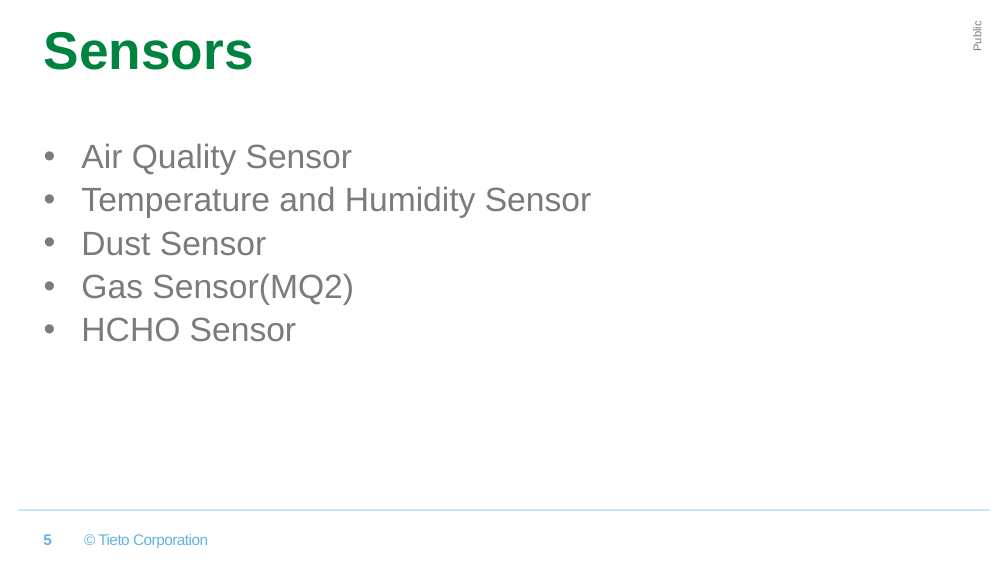
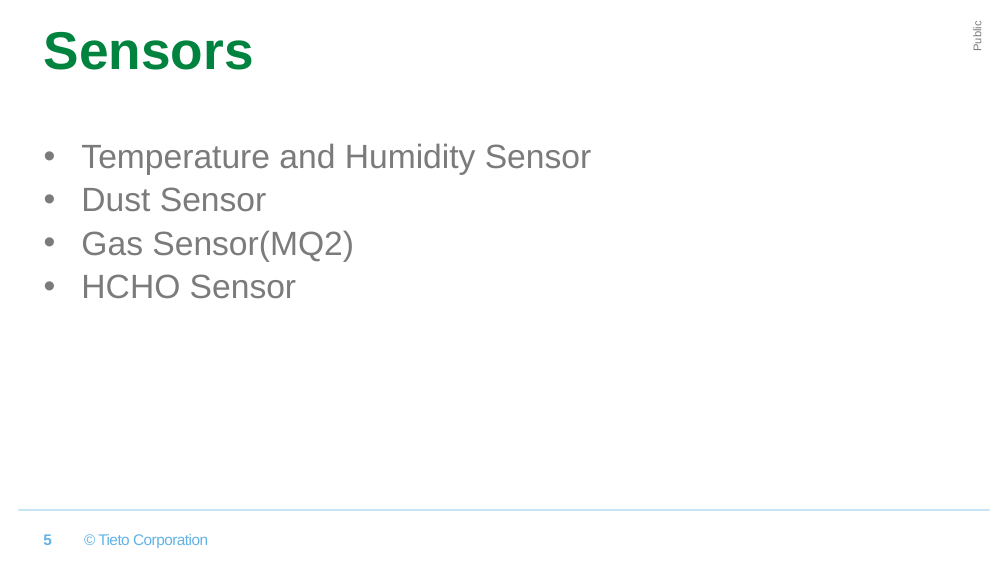
Before and after one commit to xpanhhu/hand-held_environment_monitor, a slide deck: slide 5 of hand-held_environment_monitor_Template.pptx. Drawn at 1008x567 pixels with LibreOffice and Linux fonts; fonts in the diff are those of the drawing; background and template pictures are left out. Boxes give left, top, right and bottom in pixels: in the first picture for what was removed or moved away, otherwise in the second. Text is boxed around its words. In the diff, an @@ line names an element or a change of style, - is before the commit and + after.

```diff
--- a/hand-held_environment_monitor_Template.pptx
+++ b/hand-held_environment_monitor_Template.pptx
@@ text at (81, 143, 352, 175): paragraph removed @@
-• Air Quality Sensor
```
Also in this commit, not shown: 1 other slide changed, 1 slide added, 4 slides removed.
